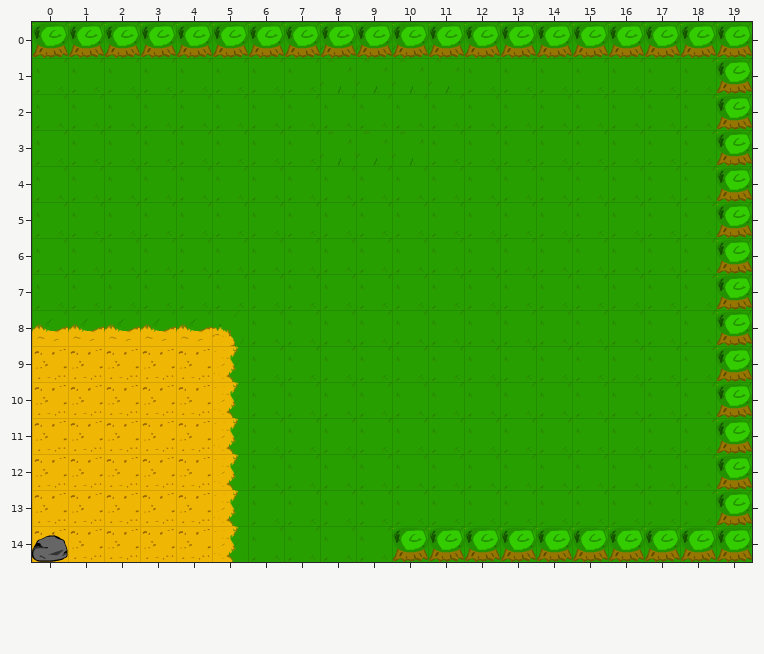
Level history. Tiled map: assets/terrain/final levels/11.tmx. The first picture shows the starting point.
Cells are 40x40 px. Shown: x 0..19, y 0..14.
Now the later version:
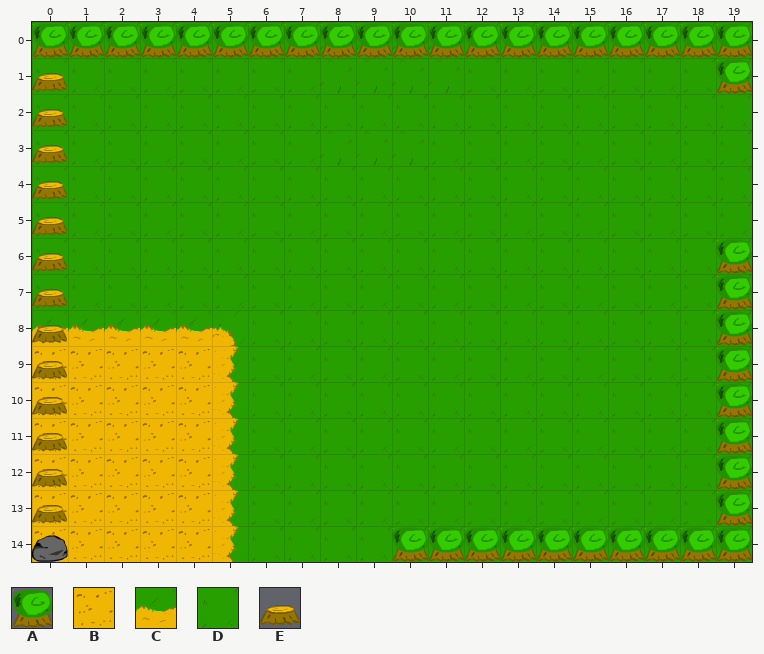
Key: from "bush": A 0; from "dirt": B 0; from "grass-dirt(top)": C 0; from "grass1": D 0; from "stump": E 0.
_ is an empty cell, # one hidden under a higher layer, . an unchanged one.
Diff:
--- layer "back"
@@ x 0..0 @@
- 8 #
- 9 #
+ 8 C
+ 9 B
--- layer "top"
@@ x 0..19 @@
- 1 _...................
- 2 _..................A
- 3 _..................A
- 4 _..................A
- 5 _..................A
- 6 _...................
- 7 D...................
- 8 C...................
- 9 B...................
-10 _...................
-11 _...................
-12 _...................
-13 _...................
+ 1 E...................
+ 2 E.................._
+ 3 E.................._
+ 4 E.................._
+ 5 E.................._
+ 6 E...................
+ 7 E...................
+ 8 E...................
+ 9 E...................
+10 E...................
+11 E...................
+12 E...................
+13 E...................
Changed places in both pictures, as pixel boxes (x1, y1, x2, y2):
changed: (32, 58, 67, 524)
removed: (716, 96, 752, 238)
